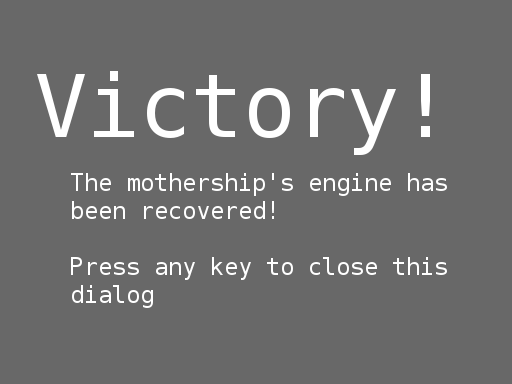
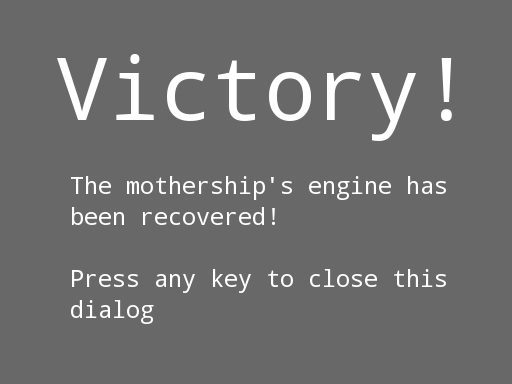
The second 512 x 384 image is a revision of the first. Changes to its layers:
painted on "The mothership's engine has ..." over [71, 173, 447, 324]
painted on "Victory!" over [37, 54, 452, 155]
